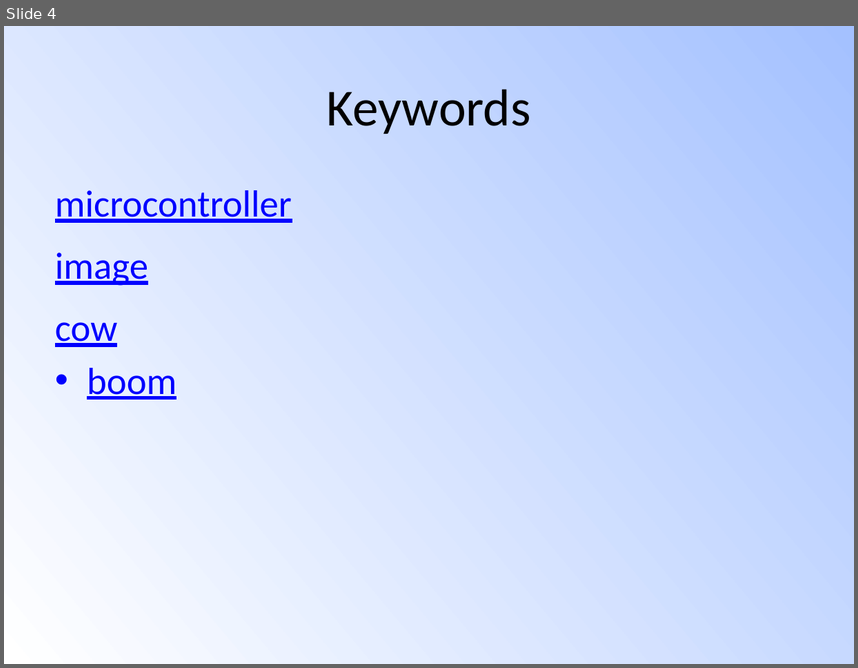
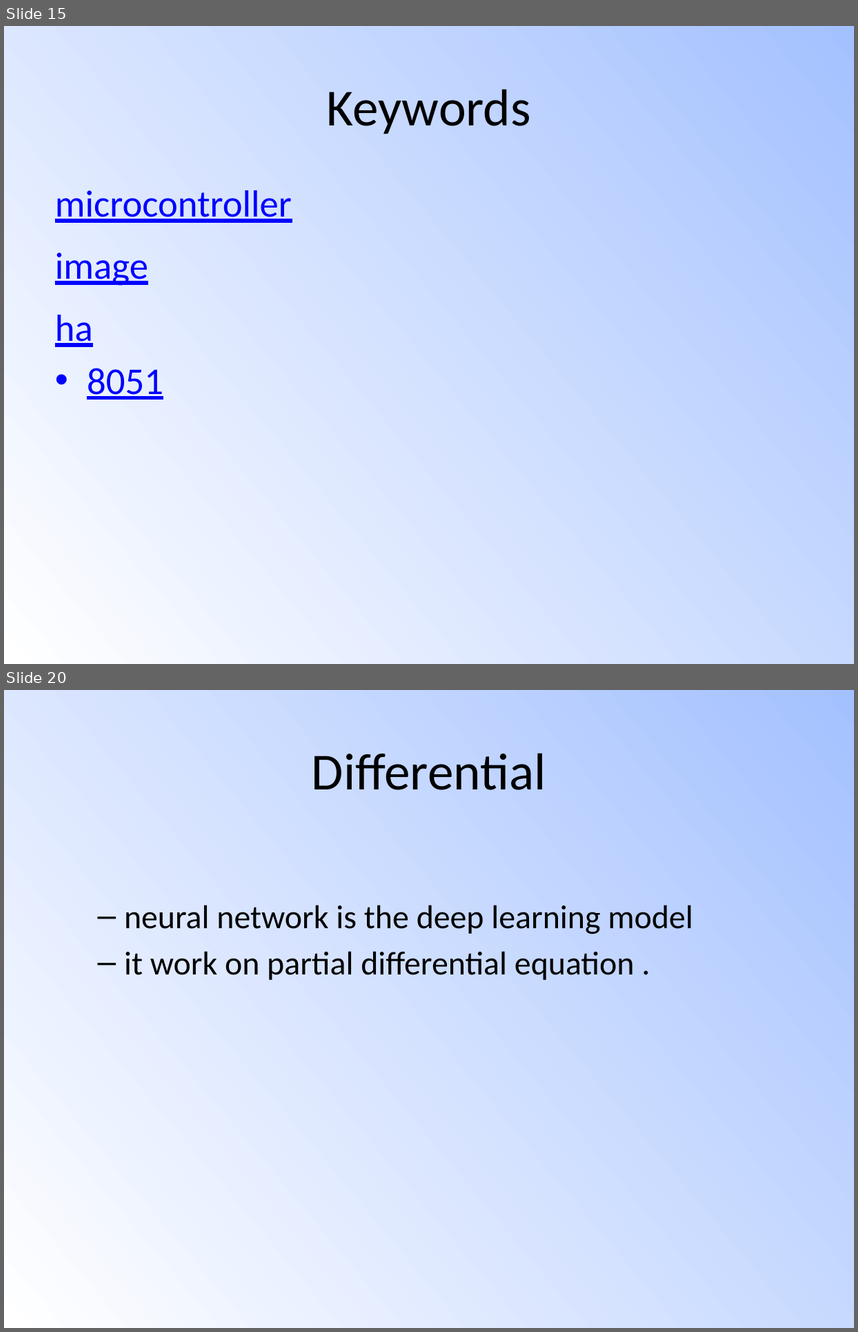
Before and after one commit to Siddhant-Ray/SlideEZ, a slide deck: testppt3.pptx. Shown one above the other, each under a label of ours: slide 4 before the commit, slides 15 and 20 after it; the slides between them are not shown. The pictures are 858x668 and 858x1332 pixels, drawn with LibreOffice and Linux fonts; fonts in the diff are those of the drawing. Boxes give left, top, right and bottom in pixels: in the first picture for what was removed or moved away, otherwise in the second. Text is boxed around its words. In the diff, an @@ line names an element or a change of style, - is before the commit and + after.

```diff
--- a/testppt3.pptx
+++ b/testppt3.pptx
@@ slide 20 added at (4, 690, 854, 1328), background gradient #FFFFFF to #A4C4FF @@
@@ title added at (312, 753, 546, 790), 44 pt, text #000000 @@
+Differential
@@ text added at (124, 905, 693, 980), 28 pt, text #000000 @@
+  – neural network is the deep learning model
+  – it work on partial differential equation .
@@ what was slide 4 is now slide 15 @@
@@ slide 15 changed as well @@
@@ text at (55, 190, 292, 399): text changed @@
-• microcontroller
-  image
-  cow
-  boom
+• microcontroller
+  image
+  ha
+  8051
```
Also in this commit, not shown: 1 other slide changed, 18 other slides added, 2 slides removed, 8 other files.
